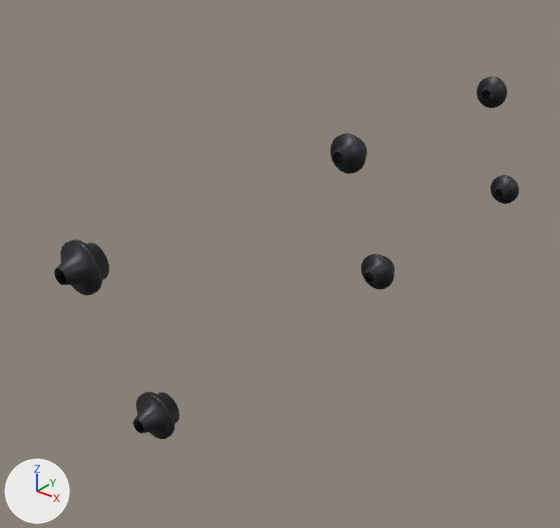
What one commit did to the glTF model public/parts/rocker-shaft-nuts-left.glb.
Rendered twice from a 50 mm lens placed at (-153.0, -183.0, 110.0), pointed at (-318.0, 23.0, -17.0). Lighting does not change. The marker at lower left points along +X, +Y and +Z. The older version comes first.
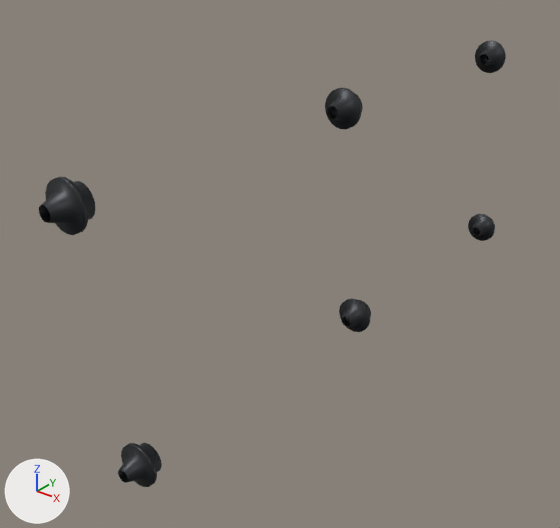
The edits, one by one:
Object 'Mesh_0' (ob_mesh_0) moves from (-300.6, -78.55, 25.03) to (-303.4, -78.55, 40.79).
Object 'Mesh_0.001' (ob_mesh_0_001) moves from (-293.9, -64.55, -25.19) to (-303.4, -64.55, -48.2).
Object 'Mesh_0.002' (ob_mesh_0_002) moves from (-300.6, 39.45, 25.03) to (-303.4, 39.45, 40.79).
Object 'Mesh_0.003' (ob_mesh_0_003) moves from (-293.9, 53.45, -25.19) to (-303.4, 53.45, -48.2).
Object 'Mesh_0.004' (ob_mesh_0_004) moves from (-300.6, 157.4, 25.03) to (-303.4, 157.4, 40.79).
Object 'Mesh_0.005' (ob_mesh_0_005) moves from (-293.9, 171.4, -25.19) to (-303.4, 171.4, -48.2).

Location of each change, [x1, y1, x2, y2] in pixels of the pictures (560 x 528 px):
'Mesh_0', moved
    before: [54, 239, 109, 296]
    after: [39, 177, 95, 235]
'Mesh_0.001', moved
    before: [133, 392, 180, 439]
    after: [118, 443, 162, 487]
'Mesh_0.002', moved
    before: [330, 133, 367, 174]
    after: [325, 88, 363, 129]
'Mesh_0.003', moved
    before: [361, 254, 395, 290]
    after: [339, 298, 371, 332]
'Mesh_0.004', moved
    before: [477, 76, 507, 108]
    after: [475, 40, 506, 73]
'Mesh_0.005', moved
    before: [490, 175, 519, 204]
    after: [468, 214, 495, 241]
